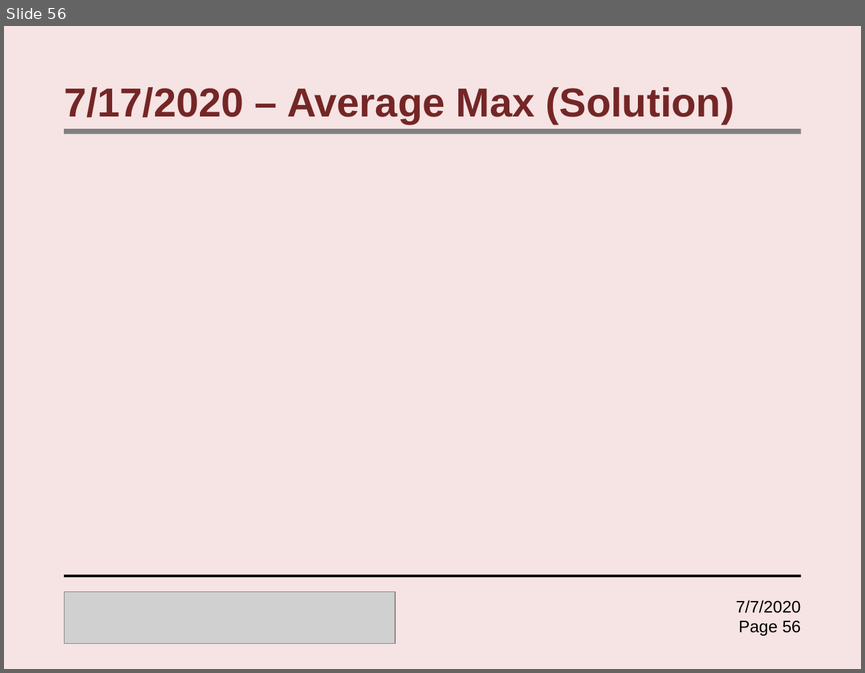
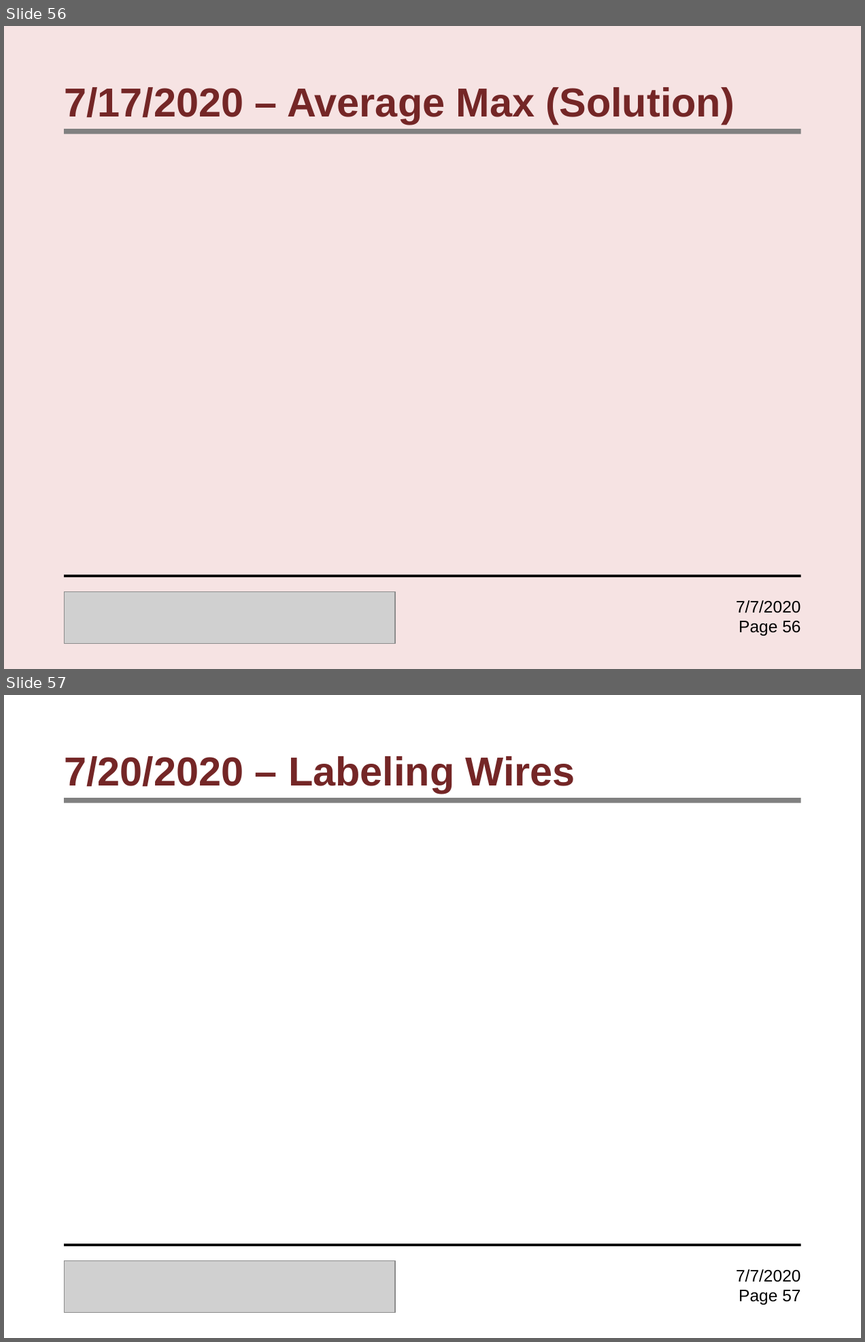
Before and after one commit to Samyak-code/Instructorfiles, a slide deck: lectures/extra/RacecarRiddles.pptx. Shown one above the other, each under a label of ours: slide 56 before the commit, slides 56 and 57 after it. The pictures are 865x673 and 865x1342 pixels, drawn with LibreOffice and Linux fonts; fonts in the diff are those of the drawing; grey boxes stand for pictures. Boxes give left, top, right and bottom in pixels: in the first picture for what was removed or moved away, otherwise in the second. Text is boxed around its words. In the diff, an @@ line names an element or a change of style, - is before the commit and + after.

```diff
--- a/lectures/extra/RacecarRiddles.pptx
+++ b/lectures/extra/RacecarRiddles.pptx
@@ slide 57 added at bbox=[4, 695, 861, 1338], background #FFFFFF @@
@@ title added at bbox=[64, 756, 575, 793], 34 pt, text #742626, bold @@
+7/20/2020 – Labeling Wires
@@ rectangle added at bbox=[64, 798, 801, 803], fill #808080 @@
@@ rectangle added at bbox=[64, 1243, 801, 1246], fill #000000 @@
@@ picture added at bbox=[64, 1261, 395, 1312] @@
@@ text added at bbox=[736, 1269, 800, 1304], 14 pt, text #000000 @@
+7/7/2020
+Page 57
```
Also in this commit, not shown: 51 other slides added.
